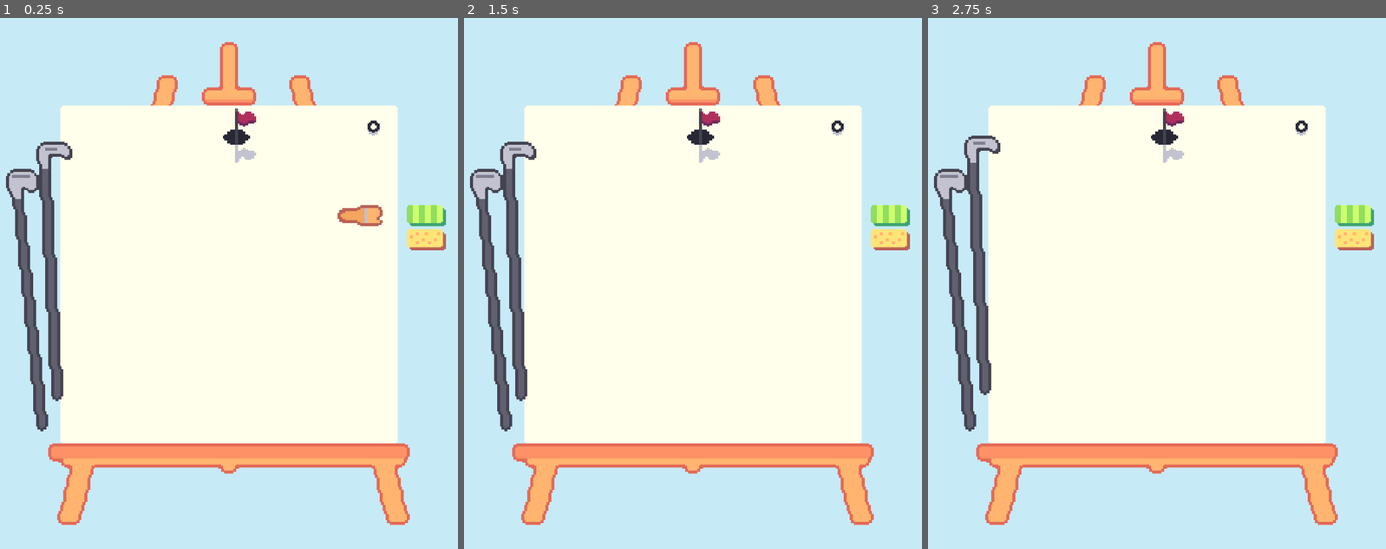
Above: before the commit, frames 1-3 (left to right).
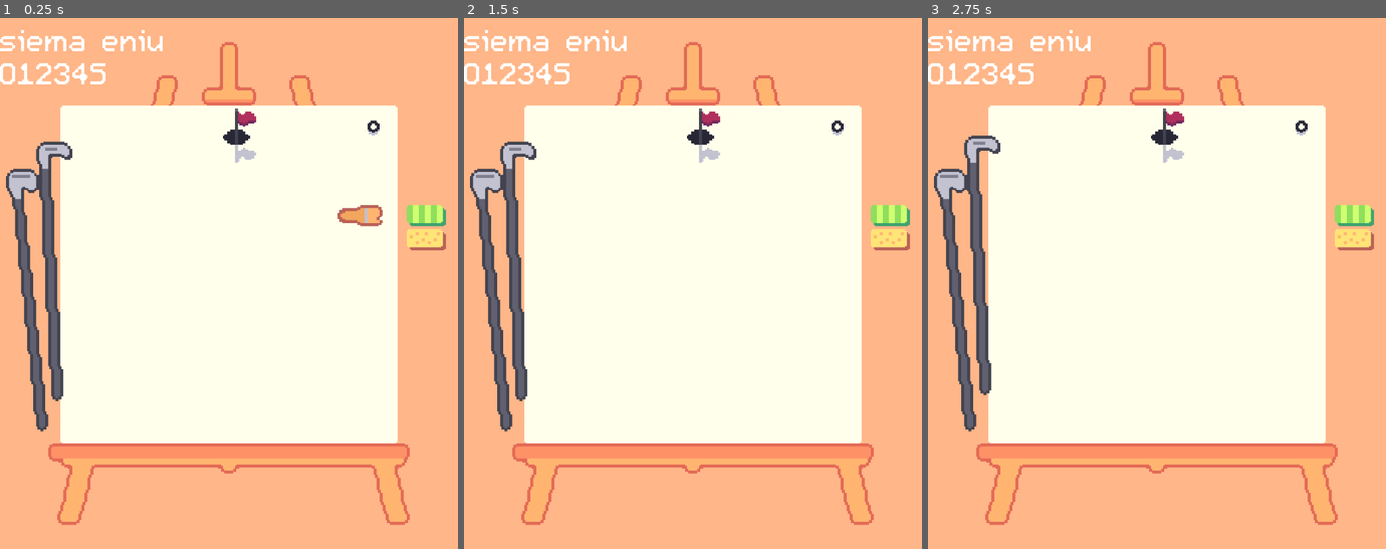
Above: after the commit, the same moments.

Repository: Pojemnik/golfech
Game: Godot game, scene res://scenes/main.tscn
Same seed, same stepped clock (60 frames per second), same inputs: the game is played once before the commit and once after it.
Inputs (mouse positions are in pixels of both pictures, inside the frame that each line leads up to):
- Up to frame 1 (0.25 s): no input
- Up to frame 2 (1.5 s): click (496, 294) at 0.5 s; click (518, 262) at 1.25 s
- Up to frame 3 (2.75 s): click (960, 294) at 2 s

The runs differ from the first frame. In frame 1, 44% of the frame differs, in the area x 0-100%, y 0-100%; in frame 2, 44%; in frame 3, 44%.

Commit message:
add fonts

Diff:
--- /dev/null
+++ b/scenes/label.gdshader
@@ -0,0 +1,6 @@
+shader_type canvas_item;
+
+void fragment() {
+	COLOR = texture(TEXTURE, UV.xy);
+	COLOR.a = round(COLOR.a);
+}
--- a/scenes/main.tscn
+++ b/scenes/main.tscn
@@ -9,7 +9,9 @@
 [ext_resource type="Resource" uid="uid://boo4t0v5pd1ih" path="res://level_data/Level3.tres" id="6_85g3d"]
 [ext_resource type="Resource" uid="uid://uxo1ccn85mqg" path="res://level_data/Level4.tres" id="7_choun"]
 [ext_resource type="Script" uid="uid://b7b5aswqoe1vu" path="res://scripts/tools.gd" id="7_o6xl0"]
+[ext_resource type="Shader" uid="uid://diq3nytyo0g6r" path="res://scenes/label.gdshader" id="11_0ld40"]
 [ext_resource type="Texture2D" uid="uid://bokutfbfm2gd1" path="res://ase/easel.png" id="11_ya4ey"]
+[ext_resource type="FontFile" uid="uid://nbruq80r2xme" path="res://m5x7.ttf" id="12_0ld40"]
 [ext_resource type="Texture2D" uid="uid://cabhpl2exoi3s" path="res://tex/driver.png" id="12_trceg"]
 [ext_resource type="Texture2D" uid="uid://c2dos2y4jb1ep" path="res://tex/driver_selected.png" id="13_a8y0u"]
 [ext_resource type="Texture2D" uid="uid://2sfmfusnwfqk" path="res://tex/chipper.png" id="13_jkv2x"]
@@ -24,6 +26,9 @@
 [sub_resource type="ShaderMaterial" id="ShaderMaterial_h2yge"]
 shader = ExtResource("1_0xm2m")
 
+[sub_resource type="ShaderMaterial" id="ShaderMaterial_yc10j"]
+shader = ExtResource("11_0ld40")
+
 [node name="Main" type="Control"]
 layout_mode = 3
 anchors_preset = 15
@@ -37,7 +42,7 @@
 offset_right = 152.0
 offset_bottom = 176.0
 scale = Vector2(5, 5)
-color = Color(0.78063214, 0.91776615, 0.9692388, 1)
+color = Color(1, 0.71573704, 0.53279096, 1)
 
 [node name="ToolsManager" type="Node" parent="." node_paths=PackedStringArray("chipper", "driver", "paintbrush", "grass_button", "bunker_button")]
 script = ExtResource("7_o6xl0")
@@ -98,6 +103,20 @@
 offset_right = 179.79999
 offset_bottom = 140.99998
 
+[node name="Label" type="Label" parent="UiViewport/SubViewport/Control"]
+material = SubResource("ShaderMaterial_yc10j")
+layout_mode = 0
+offset_left = 8.2
+offset_top = -29.0
+offset_right = 48.2
+offset_bottom = -6.0
+theme_override_constants/line_spacing = -2
+theme_override_constants/outline_size = 0
+theme_override_fonts/font = ExtResource("12_0ld40")
+theme_override_font_sizes/font_size = 16
+text = "siema eniu
+012345"
+
 [node name="Driver" type="TextureButton" parent="UiViewport/SubViewport/Control"]
 layout_mode = 0
 offset_left = 6.92
Binary file added: m5x7.ttf
Not shown, added: m5x7.ttf.import
Not shown, added: scenes/label.gdshader.uid
Not shown: 1 places in scenes/main.tscn that only renumber resources
Binary file added: slkscr.ttf
Not shown, added: slkscr.ttf.import
